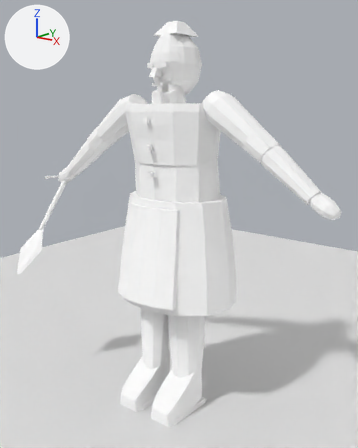
The Blender file ArtSource/Pedestrians/Blender/YardBabushka3D.blend as it was, and as the next commit left it.
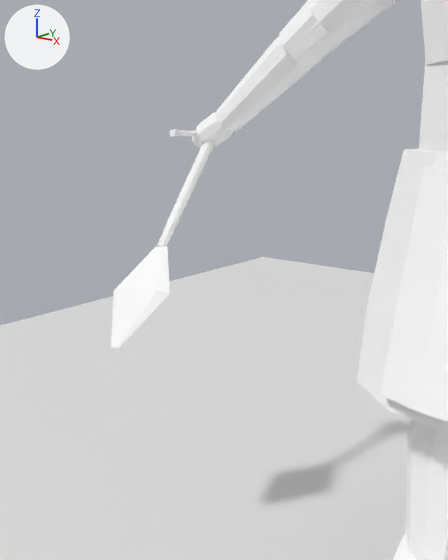
Each version appears first whole from a 50 mm camera at (1.412, -1.726, 1.4) aimed at (0.033, 0.0, 0.88), and next in a close-up from a 50 mm camera at (0.284, -1.236, 1.037) aimed at (-0.615, -0.111, 0.698). Lighting does not change. The marker at upper left points along +X, +Y and +Z. The last two pictures show the newer version.

Names of what the first close-up shows: 'ACC_BeaterHandle', 'ACC_BeaterNeck', 'ACC_BeaterPaddleRise', 'ACC_BeaterPaddleTip', 'ACC_Cigarette', 'ACC_CigaretteEmber', 'CLO_Apron', 'CLO_Chest', 'CLO_Skirt', 'CLO_SleeveCuff.R', 'CLO_SleeveUpper.R', 'CLO_Stocking.R', 'CLO_Waist', 'GEO_Forearm.R', 'PreviewGround' and 2 more.
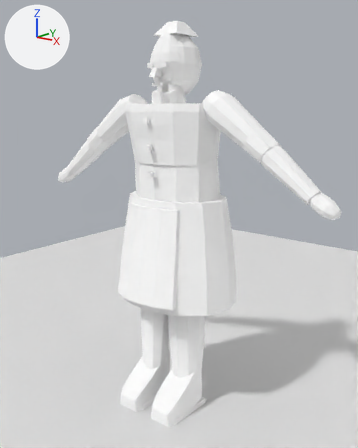
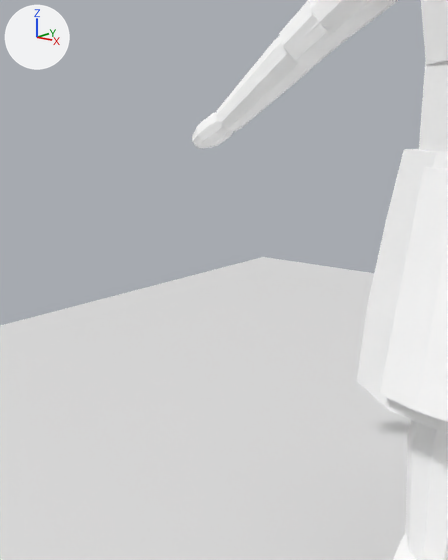
Where the change shows, as pixel boxes [x1, y1, x2, y2] in the close-ups (448 x 560 px):
'ACC_BeaterPaddleTip', deleted: before [111, 288, 169, 348]
'ACC_BeaterPaddleRise', deleted: before [115, 246, 170, 294]
'ACC_BeaterHandle', deleted: before [170, 141, 215, 218]
'ACC_BeaterNeck', deleted: before [157, 215, 180, 246]
'ACC_Cigarette', deleted: before [179, 130, 197, 136]
'ACC_CigaretteEmber', deleted: before [170, 129, 179, 136]

What the commit changed:
Object 'ACC_BeaterHandle' (ob_acc_beaterhandle) is deleted.
Object 'ACC_BeaterNeck' (ob_acc_beaterneck) is deleted.
Object 'ACC_BeaterPaddleRise' (ob_acc_beaterpaddlerise) is deleted.
Object 'ACC_BeaterPaddleTip' (ob_acc_beaterpaddletip) is deleted.
Object 'ACC_Cigarette' (ob_acc_cigarette) is deleted.
Object 'ACC_CigaretteEmber' (ob_acc_cigaretteember) is deleted.
